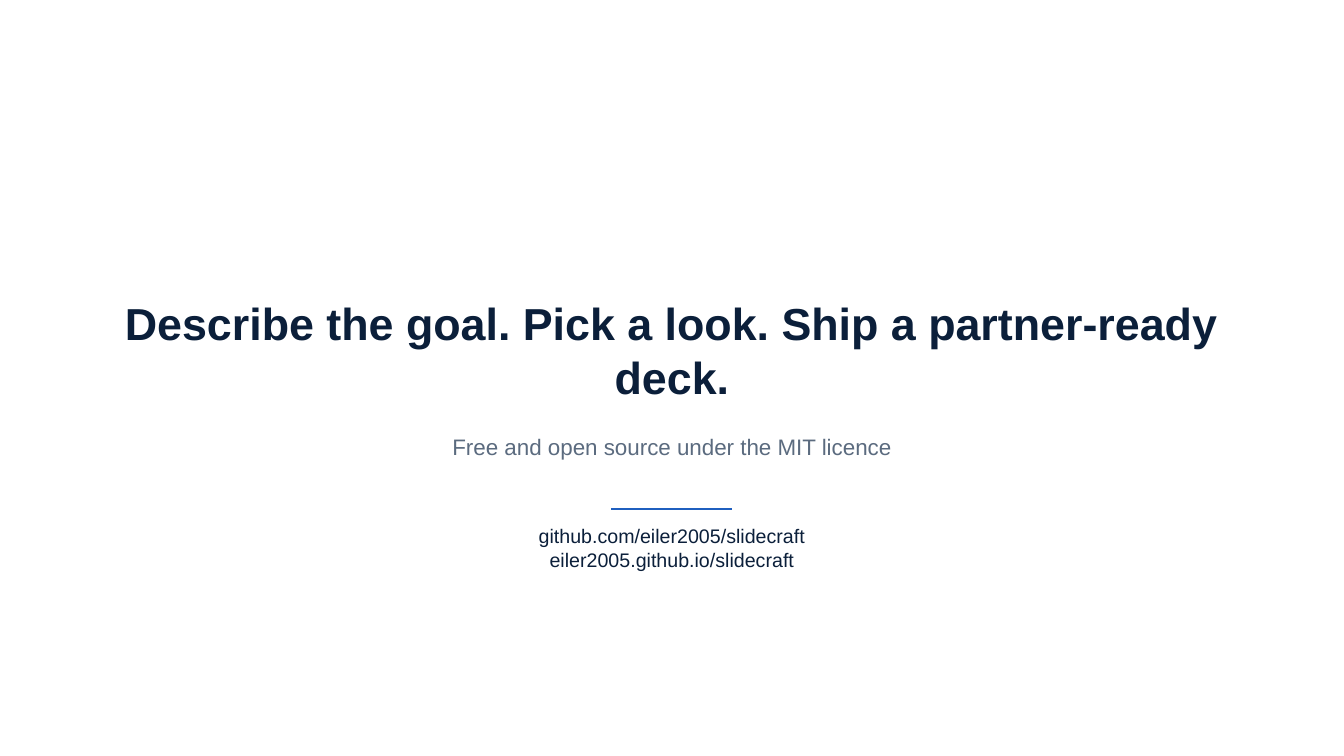
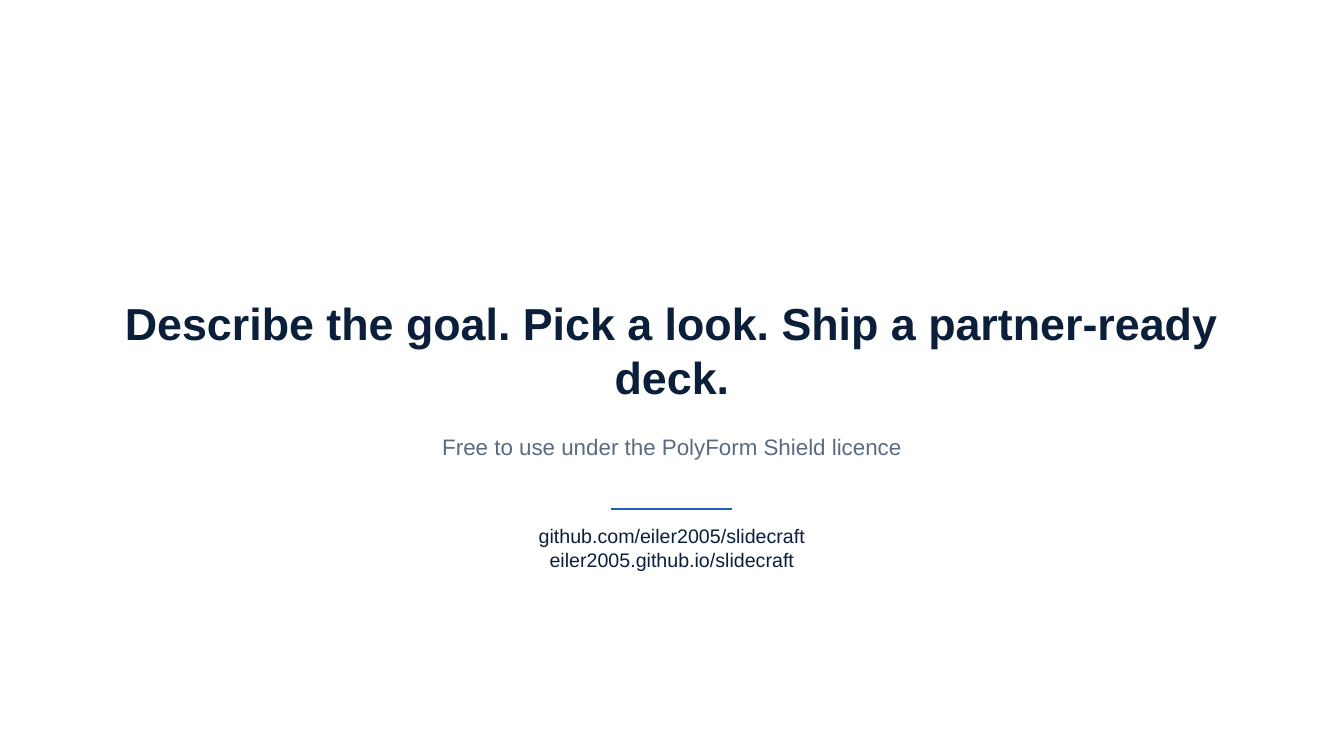
Before and after one commit to eiler2005/slidecraft, a slide deck: slide 12 of docs/showcase/slidecraft-overview.pptx. Drawn at 1344x756 pixels with LibreOffice and Linux fonts; fonts in the diff are those of the drawing; background and template pictures are left out. Boxes give left, top, right and bottom in pixels: in the first picture for what was removed or moved away, otherwise in the second. Text is boxed around its words. In the diff, an @@ line names an element or a change of style, - is before the commit and + after.

```diff
--- a/docs/showcase/slidecraft-overview.pptx
+++ b/docs/showcase/slidecraft-overview.pptx
@@ text at (x1=442, y1=439, x2=902, y2=460): text changed @@
-Free and open source under the MIT licence
+Free to use under the PolyForm Shield licence
```
Also in this commit, not shown: 15 other files.
